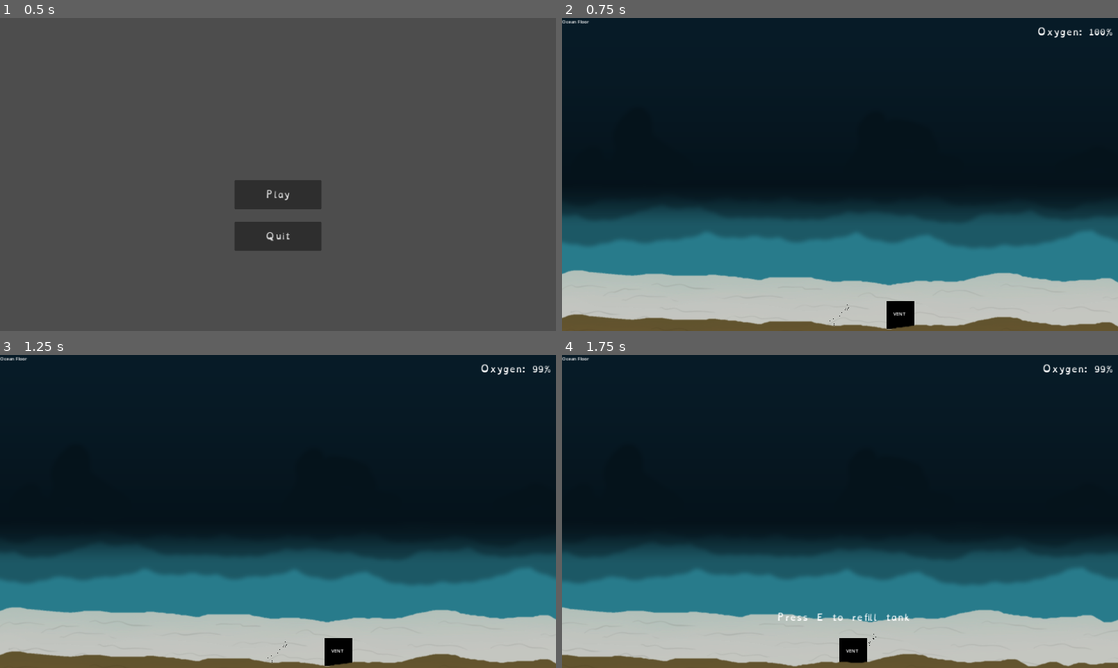
Above: before the commit, frames 1-4 (two rows, left to right).
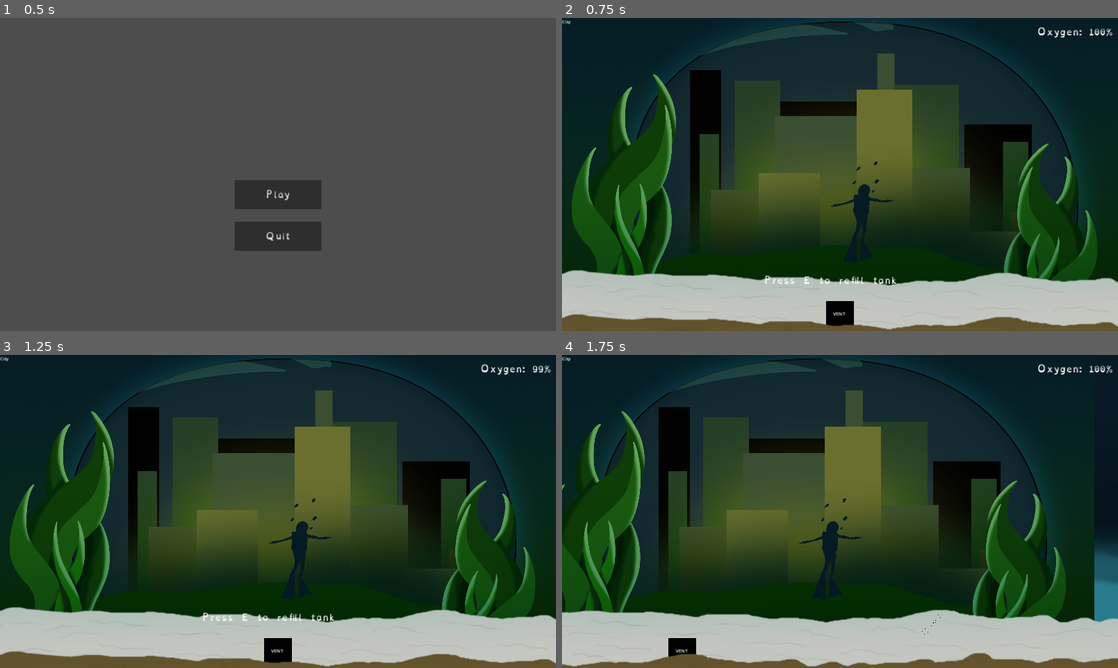
Above: after the commit, the same moments.

Repository: KeyraWebb/Cheezbored
Game: Godot game, scene res://scenes/game.tscn
The game is run twice, just before and just after one commit, with the same random seed, the same clock (stepped at 60 frames per second) and the same inputs. The engine's default icon, where the game draws it, is replaced by a stand-in: a white triangle on a blue panel in a dark square.
Inputs:
- Up to frame 1 (0.5 s): no input
- Up to frame 2 (0.75 s): click "Play" at 0.5 s
- Up to frame 3 (1.25 s): no input
- Up to frame 4 (1.75 s): tap E (interact) at 1.25 s; hold Right (move_right) from 1.28 s (still down); hold E (interact) from 1.28 s (still down); tap Space (jump) at 1.52 s

Frame 1 is identical in both runs. In frame 2, 51% of the frame differs, in the area x 0-100%, y 0-100%; in frame 3, 51%; in frame 4, 52%.

Commit message:
spaced zones apart

Diff:
--- a/scenes/underwater_level.tscn
+++ b/scenes/underwater_level.tscn
@@ -7,7 +7,7 @@
 [ext_resource type="Texture2D" uid="uid://b4wivdan60b3l" path="res://assets/sprites/backgrounds/OceanFloorRear.png" id="3_r6orm"]
 [ext_resource type="PackedScene" uid="uid://biuxyiktdjo2d" path="res://scenes/objects/beacon_area.tscn" id="3_rtwnx"]
 [ext_resource type="Texture2D" uid="uid://bfws0r5mvw126" path="res://assets/sprites/backgrounds/OceanFloorFront.png" id="4_8eb2o"]
-[ext_resource type="PackedScene" uid="uid://cmqbyvfy0nnwb" path="res://scenes/zones/ocean_floor.tscn" id="5_it44k"]
+[ext_resource type="Texture2D" uid="uid://c5u8aug8o1qd0" path="res://assets/sprites/Setting Image temp.png" id="5_gbqkf"]
 [ext_resource type="PackedScene" uid="uid://015qpi431l65" path="res://scenes/objects/oxygen_dispenser.tscn" id="6_eijx3"]
 [ext_resource type="PackedScene" uid="uid://dfwd1jovxn5q3" path="res://scenes/objects/pipe.tscn" id="7_3dd0i"]
 [ext_resource type="Script" path="res://scripts/beacon.gd" id="9_yavqo"]
@@ -32,13 +32,13 @@
 
 [node name="OxygenTimer" parent="HUD" instance=ExtResource("1_r1edr")]
 unique_name_in_owner = true
-deplete_delay = 40
+deplete_delay = 30
 metadata/_edit_use_anchors_ = true
 
 [node name="Player" parent="." instance=ExtResource("1_dsi1s")]
 position = Vector2(960, 1024)
 walk_speed = 900.0
-swim_speed = 600.0
+swim_speed = 2000.0
 
 [node name="Borders" type="Node2D" parent="."]
 
@@ -89,19 +89,25 @@
 
 [node name="ParallaxBackground" type="ParallaxBackground" parent="Zones"]
 
-[node name="OceanBack" type="ParallaxLayer" parent="Zones/ParallaxBackground"]
+[node name="Background" type="ParallaxLayer" parent="Zones/ParallaxBackground"]
 motion_scale = Vector2(0.2, 0.2)
 
-[node name="Background" type="Sprite2D" parent="Zones/ParallaxBackground/OceanBack"]
+[node name="City" type="Sprite2D" parent="Zones/ParallaxBackground/Background"]
+position = Vector2(9.53674e-07, 2.18279e-11)
+scale = Vector2(0.554764, 0.448645)
+texture = ExtResource("5_gbqkf")
+centered = false
+
+[node name="OceanFloor" type="Sprite2D" parent="Zones/ParallaxBackground/Background"]
 z_index = -20
-position = Vector2(0, -540)
+position = Vector2(1928, -540)
 texture = ExtResource("3_r6orm")
 centered = false
 
-[node name="OceanMid" type="ParallaxLayer" parent="Zones/ParallaxBackground"]
+[node name="Foreground" type="ParallaxLayer" parent="Zones/ParallaxBackground"]
 motion_scale = Vector2(0.4, 0.4)
 
-[node name="foreground" type="Sprite2D" parent="Zones/ParallaxBackground/OceanMid"]
+[node name="OceanFloor" type="Sprite2D" parent="Zones/ParallaxBackground/Foreground"]
 texture = ExtResource("4_8eb2o")
 centered = false
 
@@ -117,22 +123,27 @@
 texture = ExtResource("4_8eb2o")
 centered = false
 
-[node name="Ocean Floor" parent="Zones" instance=ExtResource("5_it44k")]
+[node name="City" type="Node2D" parent="Zones" groups=["Zones"]]
+scale = Vector2(0.5, 0.5)
+
+[node name="Ocean Floor" type="Node2D" parent="Zones" groups=["Zones"]]
+position = Vector2(5756, 0)
+scale = Vector2(0.5, 0.5)
 
 [node name="Kelp Forest" type="Node2D" parent="Zones" groups=["Zones"]]
-position = Vector2(1960, -624)
+position = Vector2(24855, 0)
 scale = Vector2(0.5, 0.5)
 
 [node name="Popped Town" type="Node2D" parent="Zones" groups=["Zones"]]
-position = Vector2(4230, -624)
+position = Vector2(30384, 0)
 scale = Vector2(0.5, 0.5)
 
 [node name="Rocky Outcrops" type="Node2D" parent="Zones" groups=["Zones"]]
-position = Vector2(6839, -624)
+position = Vector2(32993, 0)
 scale = Vector2(0.5, 0.5)
 
 [node name="Vent" type="Node2D" parent="."]
-position = Vector2(1168, 1024)
+position = Vector2(960, 1024)
 
 [node name="OxygenDispenser" parent="Vent" instance=ExtResource("6_eijx3")]
 
@@ -151,21 +162,29 @@
 [node name="PipeLayer" type="Node2D" parent="."]
 
 [node name="Beacon1" type="Node2D" parent="PipeLayer"]
+position = Vector2(10608, 1024)
 script = ExtResource("9_yavqo")
 
 [node name="BeaconArea" parent="PipeLayer/Beacon1" instance=ExtResource("3_rtwnx")]
-position = Vector2(6976, 1024)
 
 [node name="Pipes" type="Node2D" parent="PipeLayer/Beacon1"]
-position = Vector2(1216, 1024)
+position = Vector2(-5760, 0)
 
-[node name="Pipe" parent="PipeLayer/Beacon1/Pipes" instance=ExtResource("7_3dd0i")]
+[node name="Pipe4" parent="PipeLayer/Beacon1/Pipes" instance=ExtResource("7_3dd0i")]
+position = Vector2(-3840, 0)
 
-[node name="Pipe2" parent="PipeLayer/Beacon1/Pipes" instance=ExtResource("7_3dd0i")]
+[node name="Pipe5" parent="PipeLayer/Beacon1/Pipes" instance=ExtResource("7_3dd0i")]
+position = Vector2(-1920, 0)
+
+[node name="Pipe7" parent="PipeLayer/Beacon1/Pipes" instance=ExtResource("7_3dd0i")]
+
+[node name="Pipe 8" parent="PipeLayer/Beacon1/Pipes" instance=ExtResource("7_3dd0i")]
 position = Vector2(1920, 0)
 
-[node name="Pipe3" parent="PipeLayer/Beacon1/Pipes" instance=ExtResource("7_3dd0i")]
+[node name="p" parent="PipeLayer/Beacon1/Pipes" instance=ExtResource("7_3dd0i")]
 position = Vector2(3840, 0)
+
+[node name="Node" type="Node" parent="PipeLayer"]
 
 [connection signal="on_depleted" from="HUD/OxygenTimer" to="." method="_on_death"]
 [connection signal="on_beacon_placed" from="PipeLayer/Beacon1/BeaconArea" to="PipeLayer/Beacon1" method="on_beacon_placed"]
--- a/scripts/water_controller.gd
+++ b/scripts/water_controller.gd
@@ -13,6 +13,7 @@
 	var direction := Input.get_vector("move_left", "move_right", "move_up", "move_down")
 	if direction:
 		player.velocity = direction * player.swim_speed
+		print("player x: %".format([player.position.x], "%"))
 	else:
 		player.velocity = Vector2.ZERO
 
